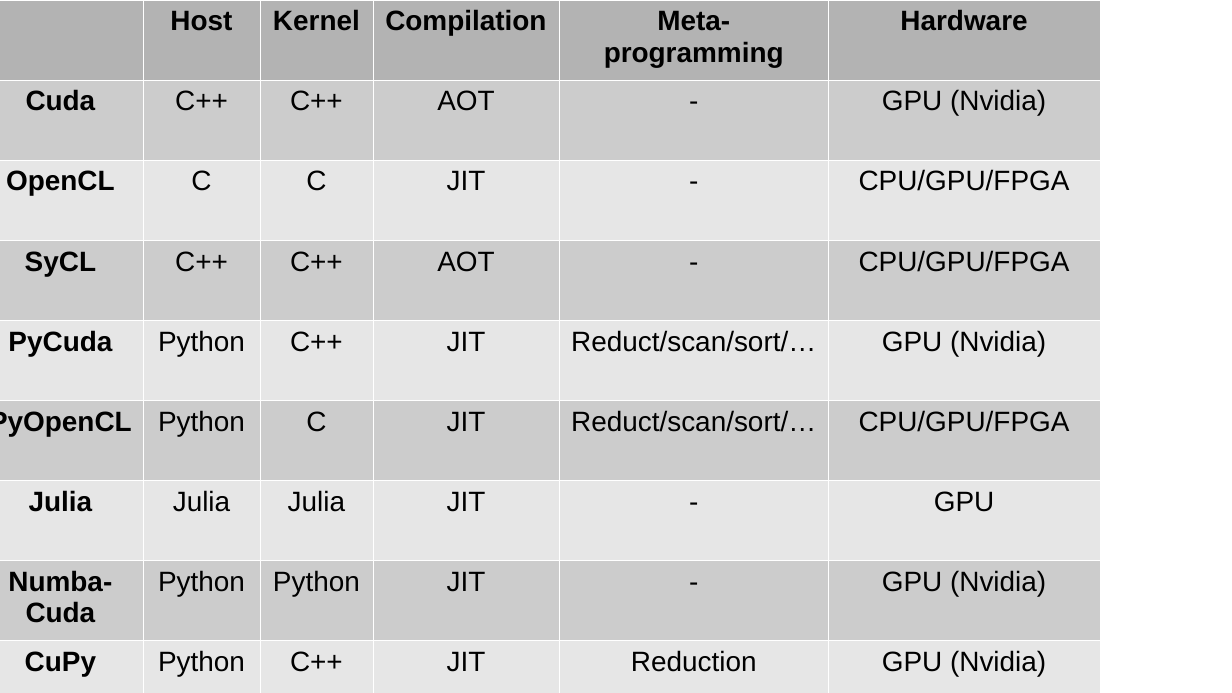
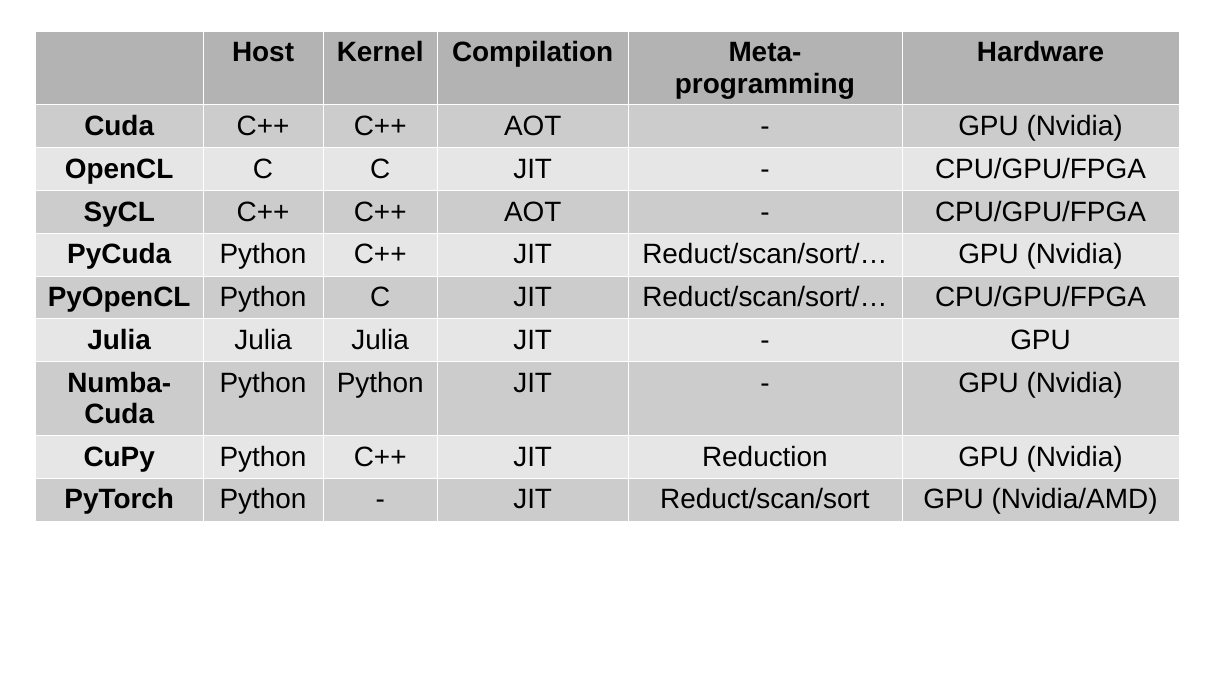
Before and after one commit to silx-kit/silx-training, a slide deck: slide 1 of opencl/languages.odp. Drawn at 1232x693 pixels with LibreOffice and Linux fonts; fonts in the diff are those of the drawing. Boxes give left, top, right and bottom in pixels: in the first picture for what was removed or moved away, otherwise in the second. Text is boxed around its words. In the diff, an @@ line names an element or a change of style, - is before the commit and + after.

```diff
--- a/opencl/languages.odp
+++ b/opencl/languages.odp
@@ table at (35, 31, 1178, 522) @@
+row 10: PyTorch | Python | - | JIT | Reduct/scan/sort | GPU (Nvidia/AMD)
@@ table: place and size @@
-table at (0, 0, 1101, 693)
+table at (35, 31, 1178, 522)
```
Also in this commit, not shown: 1 slide added, 3 other files.
